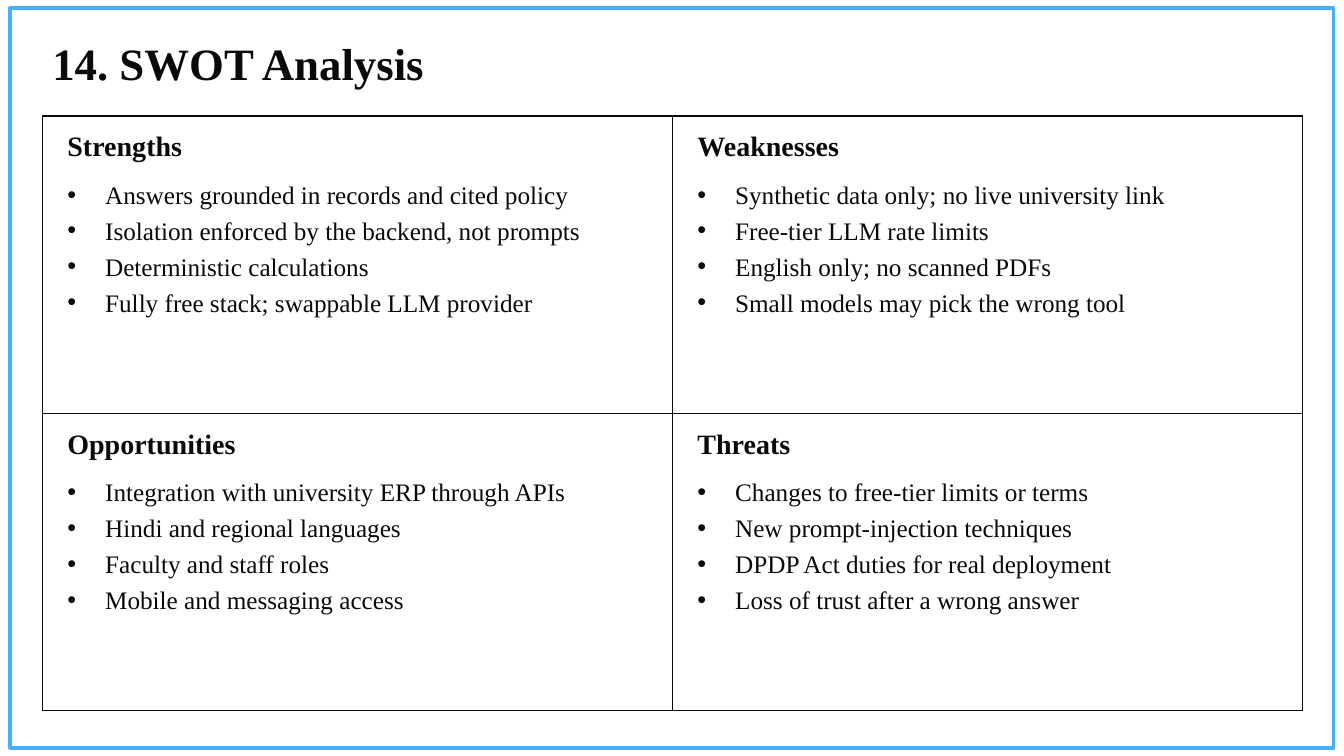
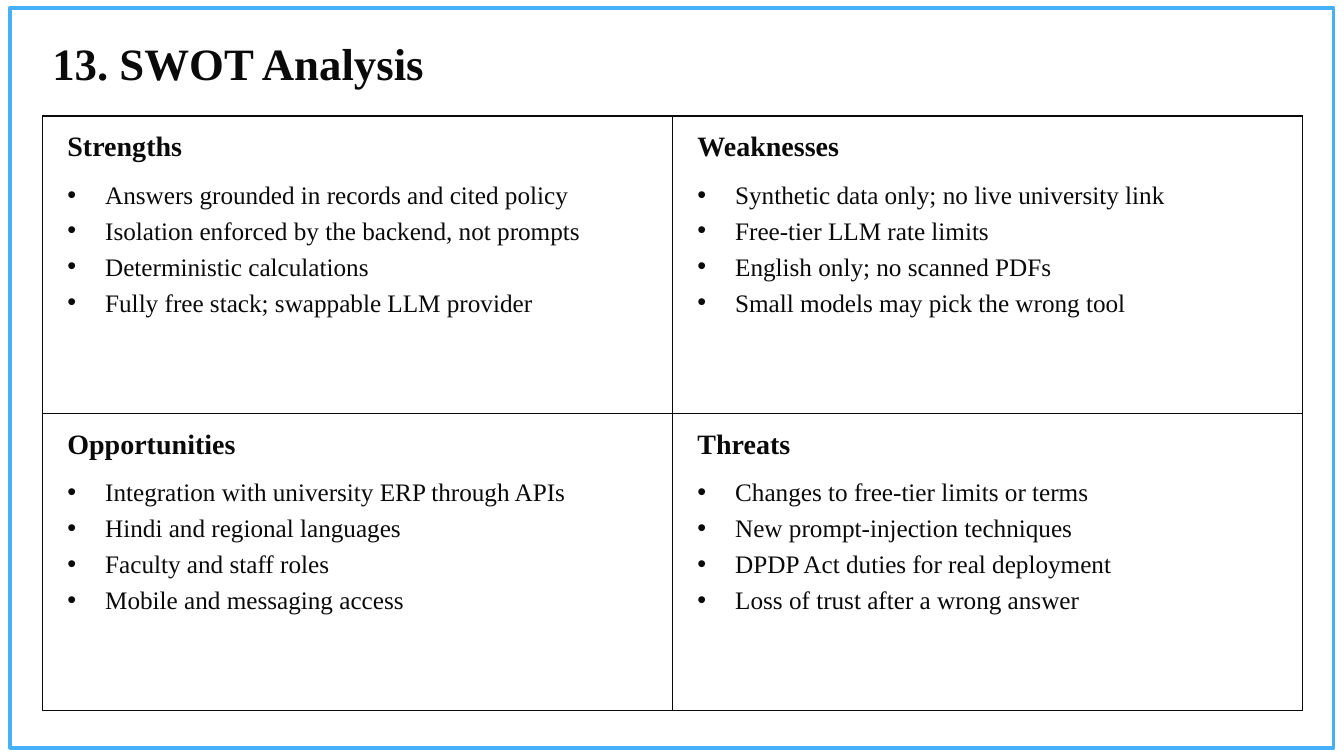
Before and after one commit to ankurkarn20/campus-gpt, a slide deck: slide 15 of docs/slides/CampusGPT_Major_Project.pptx (slide 16 before the commit). Drawn at 1344x756 pixels with LibreOffice and Linux fonts; fonts in the diff are those of the drawing; background and template pictures are left out. Boxes give left, top, right and bottom in pixels: in the first picture for what was removed or moved away, otherwise in the second. Text is boxed around its words. In the diff, an @@ line names an element or a change of style, - is before the commit and + after.

```diff
--- a/docs/slides/CampusGPT_Major_Project.pptx
+++ b/docs/slides/CampusGPT_Major_Project.pptx
@@ title at [52,49,424,89]: text changed @@
-14. SWOT Analysis
+13. SWOT Analysis
```
Also in this commit, not shown: 4 other slides changed, 1 slide removed, 1 other file.
